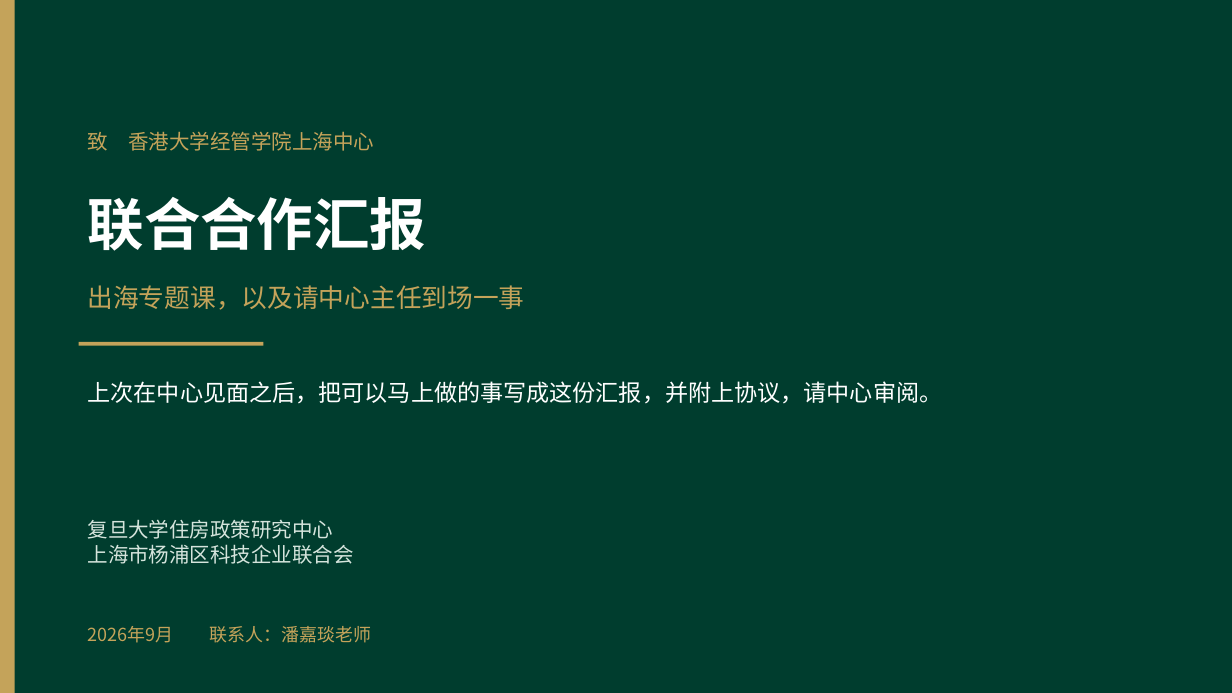
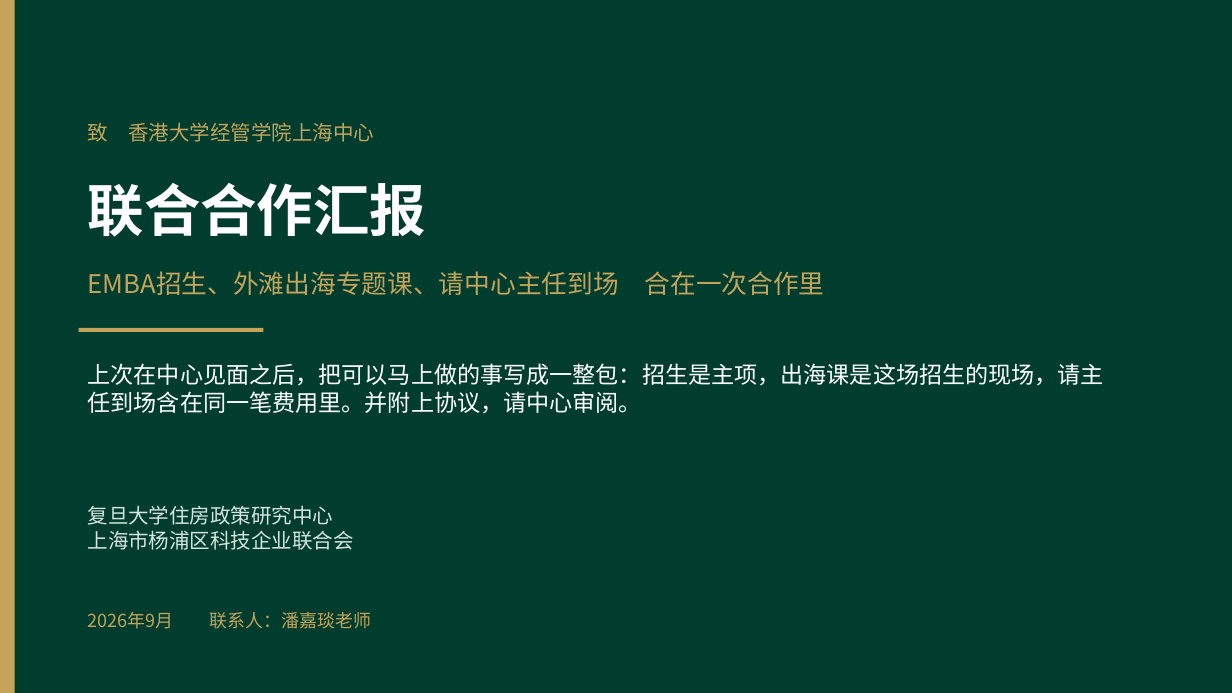
Before and after one commit to hujigang2010-maker/AIDEN, a slide deck: slide 1 of output/港大经管上海中心_联合合作汇报.pptx. Drawn at 1232x693 pixels with LibreOffice and Linux fonts; fonts in the diff are those of the drawing. Boxes give left, top, right and bottom in pixels: in the first picture for what was removed or moved away, otherwise in the second. Text is boxed around its words. In the diff, an @@ line names an element or a change of style, - is before the commit and + after.

```diff
--- a/output/港大经管上海中心_联合合作汇报.pptx
+++ b/output/港大经管上海中心_联合合作汇报.pptx
@@ text "致 香港大学经管学院上海中心": place and size @@
-text "致 香港大学经管学院上海中心" at box(88, 131, 375, 151)
+text "致 香港大学经管学院上海中心" at box(88, 122, 375, 142)
@@ text at box(88, 271, 825, 295): text changed @@
-出海专题课，以及请中心主任到场一事
+EMBA招生、外滩出海专题课、请中心主任到场 合在一次合作里
@@ 3 texts, 1 rectangle: place and size @@
-3 texts, 1 rectangle at box(79, 197, 427, 643)
+3 texts, 1 rectangle at box(79, 183, 427, 629)
@@ text at box(88, 363, 1104, 414): text changed @@
-上次在中心见面之后，把可以马上做的事写成这份汇报，并附上协议，请中心审阅。
+上次在中心见面之后，把可以马上做的事写成一整包：招生是主项，出海课是这场招生的现场，请主任到场含在同一笔费用里。并附上协议，请中心审阅。
```
Also in this commit, not shown: 9 other slides changed, 1 slide added, 6 other files.
